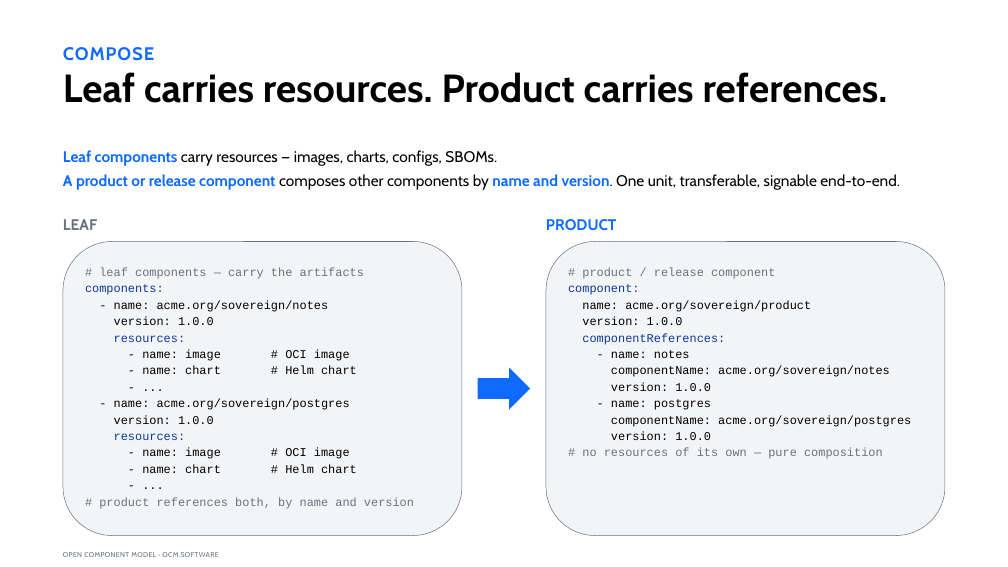
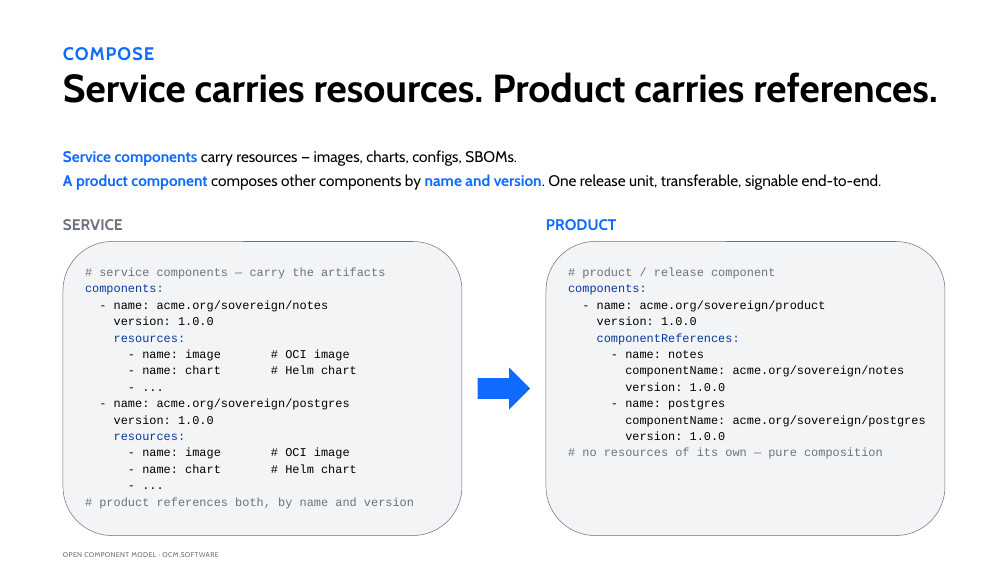
Before and after one commit to morri-son/open-component-model, a slide deck: slide 8 of docs/community/marketing/decks/architect-phase2a/OCM-Sovereign-Delivery-Architect-External.pptx. Drawn at 1008x567 pixels with LibreOffice and Linux fonts; fonts in the diff are those of the drawing. Boxes give left, top, right and bottom in pixels: in the first picture for what was removed or moved away, otherwise in the second. Text is boxed around its words. In the diff, an @@ line names an element or a change of style, - is before the commit and + after.

Commit message:
update deck

```diff
--- a/docs/community/marketing/decks/architect-phase2a/OCM-Sovereign-Delivery-Architect-External.pptx
+++ b/docs/community/marketing/decks/architect-phase2a/OCM-Sovereign-Delivery-Architect-External.pptx
@@ title at (63,72,938,103): text changed @@
-Leaf carries resources. Product carries references.
+Service carries resources. Product carries references.
@@ text at (63,150,882,190): text changed @@
-Leaf components carry resources — images, charts, configs, SBOMs.
-A product or release component composes other components by name and version. One unit, transferable, signable end-to-end.
+Service components carry resources — images, charts, configs, SBOMs.
+A product component composes other components by name and version. One release unit, transferable, signable end-to-end.
@@ text at (63,219,123,230): text changed @@
-LEAF
+SERVICE
@@ text in rounded rectangle at (99,268,385,279): text changed @@
-# leaf components — carry the artifacts
+# service components — carry the artifacts
@@ text in rounded rectangle at (568,284,826,312): text changed @@
-component:
-name: acme.org/sovereign/product
+components:
+- name: acme.org/sovereign/product
```
Also in this commit, not shown: 9 other slides changed, 1 slide added, 4 other files.
